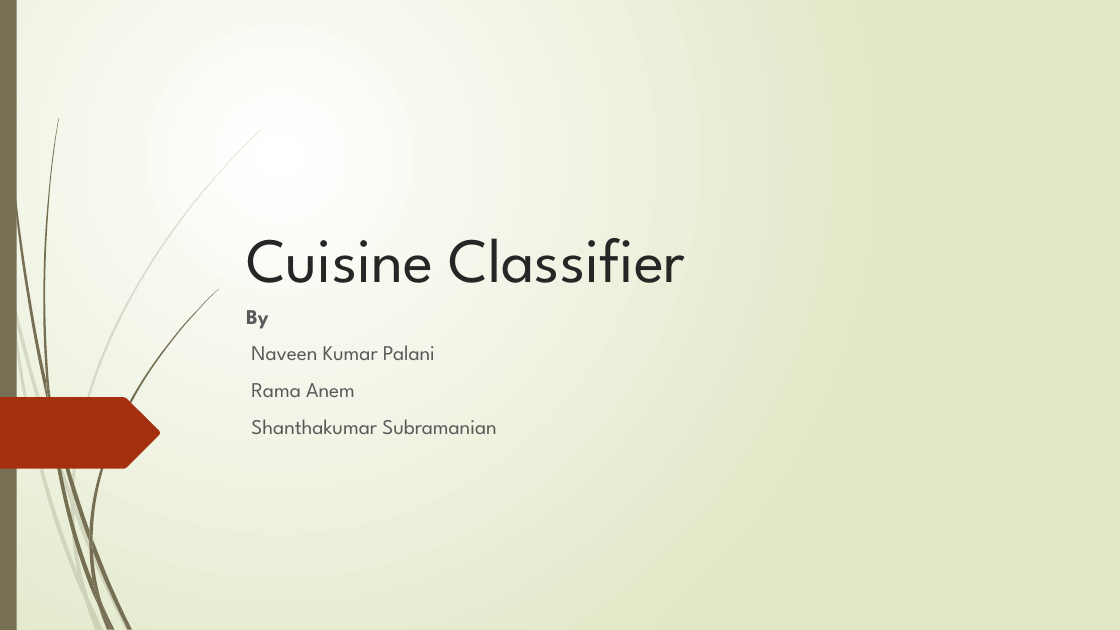
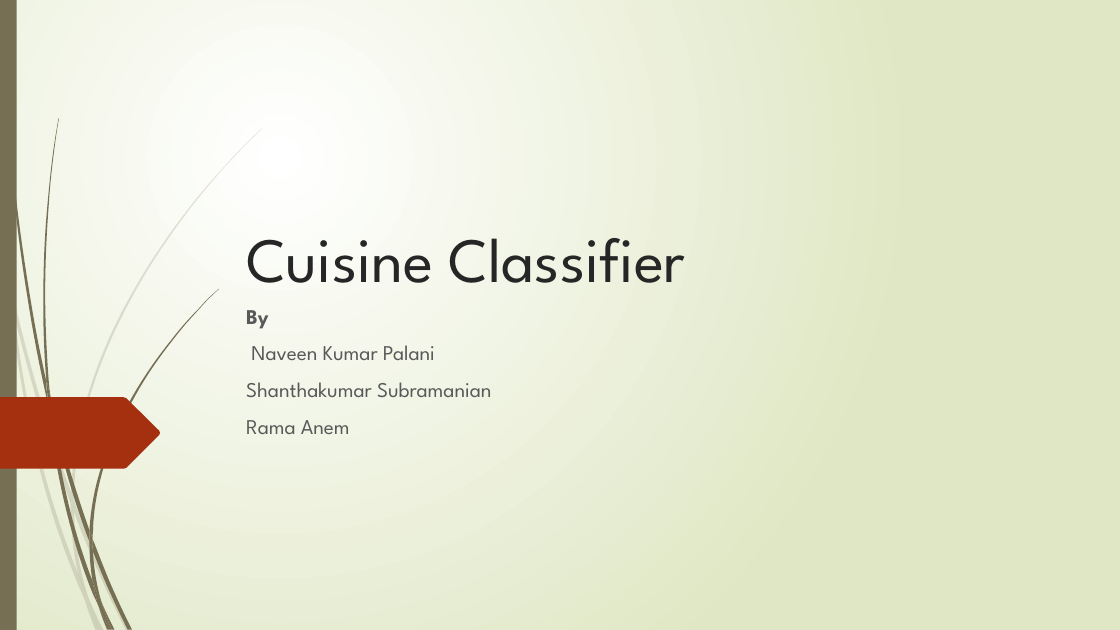
Before and after one commit to pnaveen4u87/Cuisine_Classifier, a slide deck: slide 1 of CS410 Project - Cuisine Classifier.pptx. Drawn at 1120x630 pixels with LibreOffice and Linux fonts; fonts in the diff are those of the drawing. Boxes give left, top, right and bottom in pixels: in the first picture for what was removed or moved away, otherwise in the second. Text is boxed around its words. In the diff, an @@ line names an element or a change of style, - is before the commit and + after.

```diff
--- a/CS410 Project - Cuisine Classifier.pptx
+++ b/CS410 Project - Cuisine Classifier.pptx
@@ subtitle at [246,382,492,397]: paragraph added @@
+Shanthakumar Subramanian
@@ subtitle at [251,419,497,434]: paragraph removed @@
-Shanthakumar Subramanian
```
